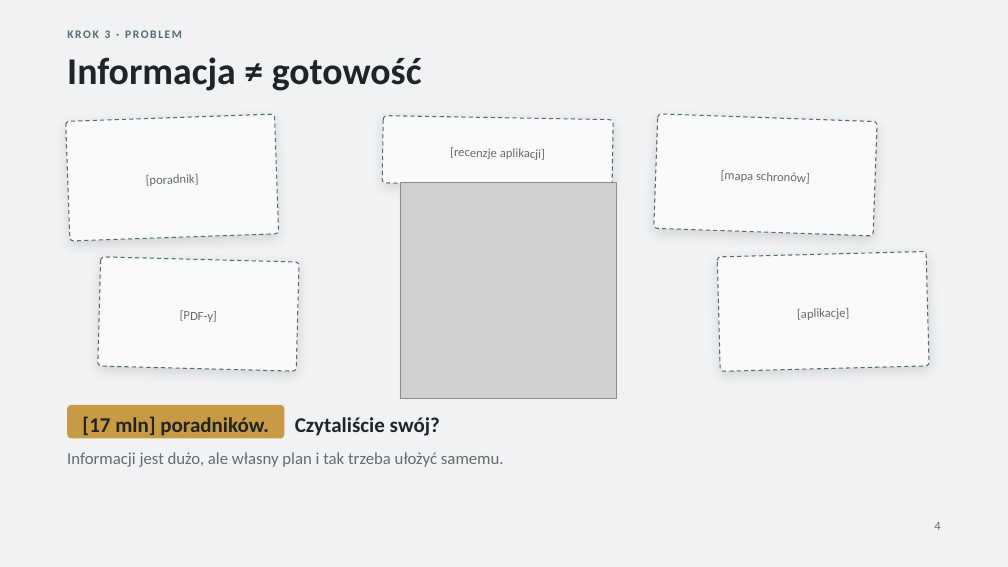
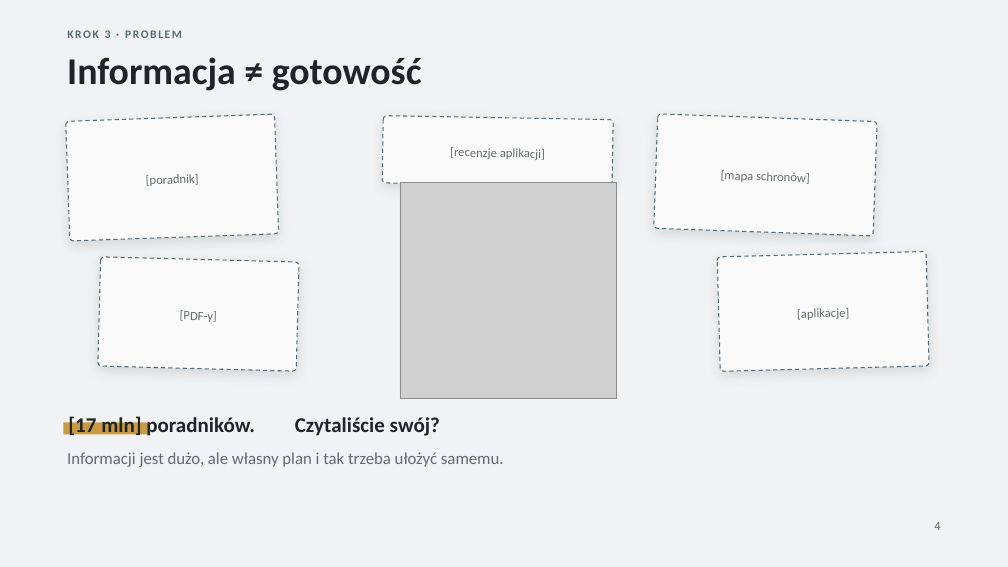
Before and after one commit to jazlik/turbo-defence, a slide deck: slide 4 of context/foundation/prezentacja/W_razie_W_HackYeah_2026_wersja_robocza.pptx. Drawn at 1008x567 pixels with LibreOffice and Linux fonts; fonts in the diff are those of the drawing; grey boxes stand for pictures. Boxes give left, top, right and bottom in pixels: in the first picture for what was removed or moved away, otherwise in the second. Text is boxed around its words. In the diff, an @@ line names an element or a change of style, - is before the commit and + after.

Commit message:
docs: replace amber boxes on slides 4 and 7 with highlighter, status line and QR

```diff
--- a/context/foundation/prezentacja/W_razie_W_HackYeah_2026_wersja_robocza.pptx
+++ b/context/foundation/prezentacja/W_razie_W_HackYeah_2026_wersja_robocza.pptx
@@ text "[17 mln] poradników.": place and size @@
-text "[17 mln] poradników." at [67, 405, 284, 439]
+text "[17 mln] poradników." at [68, 414, 255, 438]
@@ text "[17 mln] poradników." at [68, 414, 255, 438]: alignment centre to left; fill #C89A43 to none @@
@@ rectangle added at [64, 423, 149, 435], fill #C89A43 @@
```
Also in this commit, not shown: 1 other slide changed, 5 other files.
